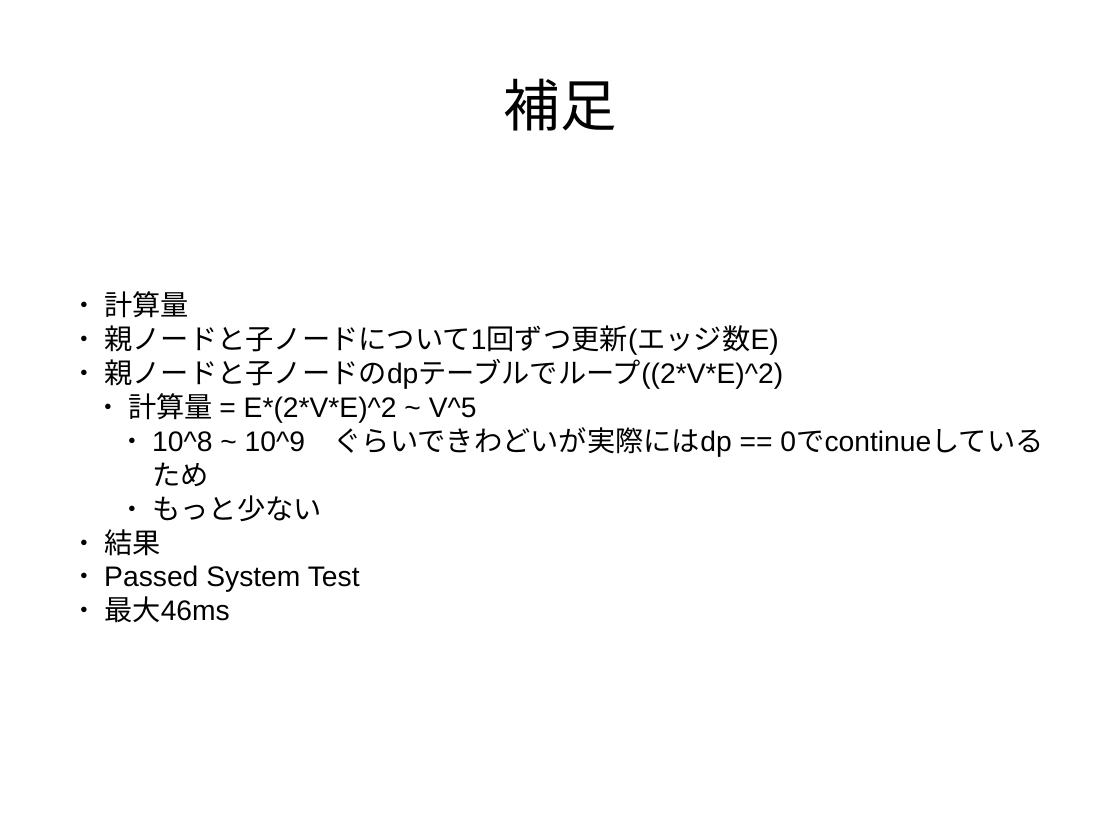
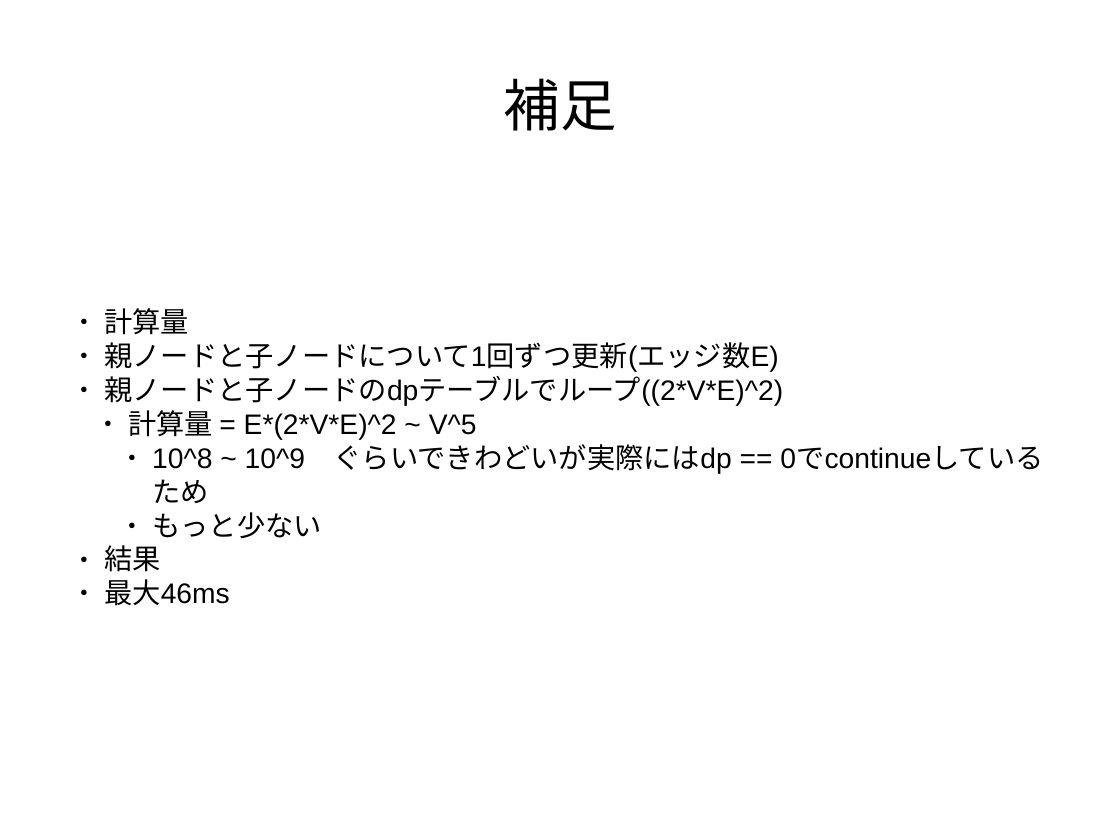
Before and after one commit to atkanon/TopCoder, a slide deck: slide 8 of SRM570/srm570div1medium.odp. Drawn at 1120x840 pixels with LibreOffice and Linux fonts; fonts in the diff are those of the drawing. Boxes give left, top, right and bottom in pixels: in the first picture for what was removed or moved away, otherwise in the second. Text is boxed around its words. In the diff, an @@ line names an element or a change of style, - is before the commit and + after.

```diff
--- a/SRM570/srm570div1medium.odp
+++ b/SRM570/srm570div1medium.odp
@@ text at box(104, 565, 360, 592): paragraph removed @@
-  ● Passed System Test
```
Also in this commit, not shown: 2 slides added, 7 other files.
